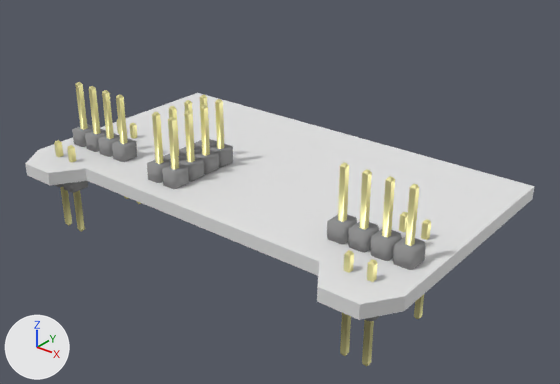
The Blender file SBC-POW-BB.blend: old version first, new version second.
Rendered twice from a camera (50 mm lens) standing at (53.8, -64.3, 38.7) and looking at (2.7, -0.3, -0.9). Every picture has the same lights, and +X, +Y and +Z are marked at lower left.

The first picture shows '1xPin', '1xPin.001', '1xPin.002', '1xPin.003', '1xPin.005', '1xPin.006', 'SBC-POW-BB'.
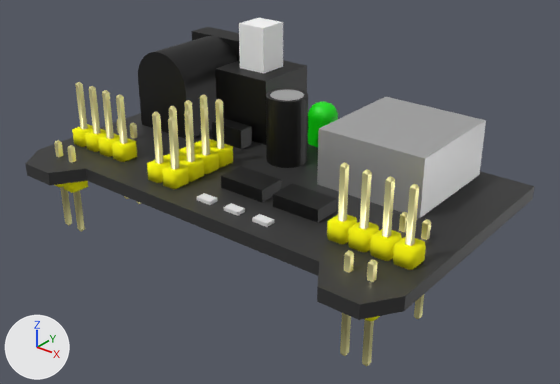
Pixel boxes (x1, y1, x2, y2) of what changed, in the pictures (560 x 384 px):
'SBC-POW-BB', recoloured (white to black)
    both: (25, 93, 535, 320)
'USB', added
    after: (317, 97, 486, 218)
'Power-Plug', added (black)
    after: (138, 27, 240, 139)
'Taster', added
    after: (215, 18, 307, 145)
'Kondensator', added (black)
    after: (266, 88, 308, 168)
'Cube.001', added (black)
    after: (273, 183, 337, 223)
'Cube', added (black)
    after: (221, 166, 282, 202)
'LED', added (green)
    after: (308, 102, 338, 147)
'Cube.002', added (black)
    after: (212, 118, 252, 149)
'SMD-Wiederstand.001', added
    after: (252, 214, 274, 227)
'SMD-Wiederstand.002', added
    after: (224, 203, 245, 216)
'SMD-Wiederstand.003', added
    after: (197, 193, 218, 205)
part 1 of me_m20_9990345_1_006, recoloured (grey to yellow)
    both: (147, 139, 233, 189)
part 2 of me_m20_9990345_1_009, recoloured (grey to yellow)
    both: (327, 214, 426, 270)
part 3 of me_m20_9990345_1_010, recoloured (grey to yellow)
    both: (72, 124, 137, 162)

What changed in the scene script:
```text
Add mat_gelb:
    mat_gelb = principled_material('Gelb')
    mat_gelb.base_color = (1.0, 0.959, 0.0)  # yellow #fffa00
    mat_gelb.roughness = 1.0
    mat_gelb.specular_ior_level = 0.298
Change me_cube:
    where me_cube.from_pydata(...)  # 24 vertices, 22 faces; spans x -26.5..26.5, y -16.1..16.1, z -0.8..0.8
    remove me_cube.materials.append(mat_material)  # white #e7e7e7
    add me_cube.materials.append(mat_platine)  # black #303030
Change me_m20_9990345_1_006:
    where me_m20_9990345_1_006.from_pydata(...)  # 60 vertices, 97 faces; spans x -1.23..1.31, y -5.58..6.1, z -1.27..1.27
    used by ob_1xpin_005; location = (-5.74, -8.78, 2.75); rotation_euler = (-1.571, 3.142, 0.0), in degrees (-90, 180, 0)
    remove me_m20_9990345_1_006.materials.append(mat_gold_005)  # beige #fcf5b4
    me_m20_9990345_1_006 part 1: all 61 faces that had it switch from mat_m20_9990345_color_1_006 (grey #949494) to mat_gelb (yellow #fffa00)
    add me_m20_9990345_1_006.materials.append(mat_gold)  # beige #fcf5b4
Change me_m20_9990345_1_009:
    where me_m20_9990345_1_009.from_pydata(...)  # 60 vertices, 97 faces; spans x -1.23..1.31, y -5.58..6.1, z -1.27..1.27
    used by ob_1xpin_001; location = (23.82, -7.3, 2.75); rotation_euler = (-1.571, 3.142, 0.0), in degrees (-90, 180, 0)
    remove me_m20_9990345_1_009.materials.append(mat_gold_008)  # beige #fcf5b4
    me_m20_9990345_1_009 part 2: all 61 faces that had it switch from mat_m20_9990345_color_1_009 (grey #949494) to mat_gelb (yellow #fffa00)
    add me_m20_9990345_1_009.materials.append(mat_gold)  # beige #fcf5b4
Change me_m20_9990345_1_010:
    where me_m20_9990345_1_010.from_pydata(...)  # 60 vertices, 97 faces; spans x -1.23..1.31, y -5.58..6.1, z -1.27..1.27
    used by ob_1xpin_003; location = (-16.12, -7.3, 2.75); rotation_euler = (-1.571, 3.142, 0.0), in degrees (-90, 180, 0)
    remove me_m20_9990345_1_010.materials.append(mat_gold_009)  # beige #fcf5b4
    me_m20_9990345_1_010 part 3: all 61 faces that had it switch from mat_m20_9990345_color_1_010 (grey #949494) to mat_gelb (yellow #fffa00)
    add me_m20_9990345_1_010.materials.append(mat_gold)  # beige #fcf5b4
Add ob_cube_002:
    ob_cube_002 = bpy.data.objects.new('Cube.002', me_cube_011)  # a box spanning x -2.5..2.5, y -2.5..2.5, z -2.5..2.5; in mat_schwarz (black #000000)
    ob_cube_002.location = (-9.15, 4.55, 2.05)
    ob_cube_002.scale = (1.0, 0.4, 0.5)
Add ob_cube_001:
    ob_cube_001 = bpy.data.objects.new('Cube.001', me_cube_010)  # a box spanning x -3.0..3.0, y -3.0..3.0, z -3.0..3.0; in mat_schwarz (black #000000)
    ob_cube_001.location = (9.5, -4.65, 1.55)
    ob_cube_001.scale = (1.0, 0.567, 0.25)
Add ob_cube:
    ob_cube = bpy.data.objects.new('Cube', me_cube_010.copy())
    ob_cube.location = (2.0, -4.65, 1.55)
    ob_cube.scale = (1.0, 0.567, 0.25)
Add ob_smd_wiederstand_003:
    ob_smd_wiederstand_003 = bpy.data.objects.new('SMD-Wiederstand.003', me_cube_008)  # a box spanning x -0.6..0.6, y -1.4..1.4, z -0.2..0.2
    ob_smd_wiederstand_003.location = (0.0, -9.75, 1.0)
    ob_smd_wiederstand_003.rotation_euler = (0.0, 0.0, 1.571)  # degrees (0, 0, 90)
    ob_smd_wiederstand_003.scale = (1.0, 0.714, 1.0)
Add ob_smd_wiederstand_002:
    ob_smd_wiederstand_002 = bpy.data.objects.new('SMD-Wiederstand.002', me_cube_008.copy())
    ob_smd_wiederstand_002.location = (4.0, -9.75, 1.0)
    ob_smd_wiederstand_002.rotation_euler = (0.0, 0.0, 1.571)  # degrees (0, 0, 90)
    ob_smd_wiederstand_002.scale = (1.0, 0.714, 1.0)
Add ob_smd_wiederstand_001:
    ob_smd_wiederstand_001 = bpy.data.objects.new('SMD-Wiederstand.001', me_cube_008.copy())
    ob_smd_wiederstand_001.location = (8.0, -9.75, 1.0)
    ob_smd_wiederstand_001.rotation_euler = (0.0, 0.0, 1.571)  # degrees (0, 0, 90)
    ob_smd_wiederstand_001.scale = (1.0, 0.714, 1.0)
Add ob_kondensator:
    ob_kondensator = bpy.data.objects.new('Kondensator', me_cylinder_003)  # 96 vertices, 66 faces; spans x -2.5..2.5, y -2.5..2.5, z -4.25..4.25; in mat_schwarz (black #000000), mat_silber (light grey #c0c0c0)
    ob_kondensator.location = (-0.15, 4.55, 4.95)
    ob_kondensator.scale = (1.0, 1.0, 0.976)
Add ob_led:
    ob_led = bpy.data.objects.new('LED', me_cylinder_002)  # 320 vertices, 290 faces; spans x -1.9..1.9, y -1.9..1.9, z -2.65..2.65; in mat_grün (green #00e705)
    ob_led.location = (-0.15, 11.95, 3.45)
Add ob_usb:
    ob_usb = bpy.data.objects.new('USB', me_cube_004)  # 272 vertices, 270 faces; spans x -6.65..6.65, y -7.0..7.0, z -3.4..3.4; in mat_silber (light grey #c0c0c0), mat_weiß (white #ffffff)
    ob_usb.location = (13.6, 8.15, 4.2)
Add ob_power_plug:
    ob_power_plug = bpy.data.objects.new('Power-Plug', me_cube_002)  # 291 vertices, 159 faces; spans x -4.45..4.45, y -5.2..8.5, z -5.4..5.4; in mat_schwarz (black #000000), mat_silber (light grey #c0c0c0)
    ob_power_plug.location = (-18.6, 6.85, 6.2)
Add ob_taster:
    ob_taster = bpy.data.objects.new('Taster', me_cube_001)  # 36 vertices, 34 faces; spans x -4.25..4.25, y -4.25..4.25, z -4.25..10.05; in mat_weiß (white #ffffff), mat_schwarz (black #000000)
    ob_taster.location = (-9.3, 10.8, 5.05)
```
